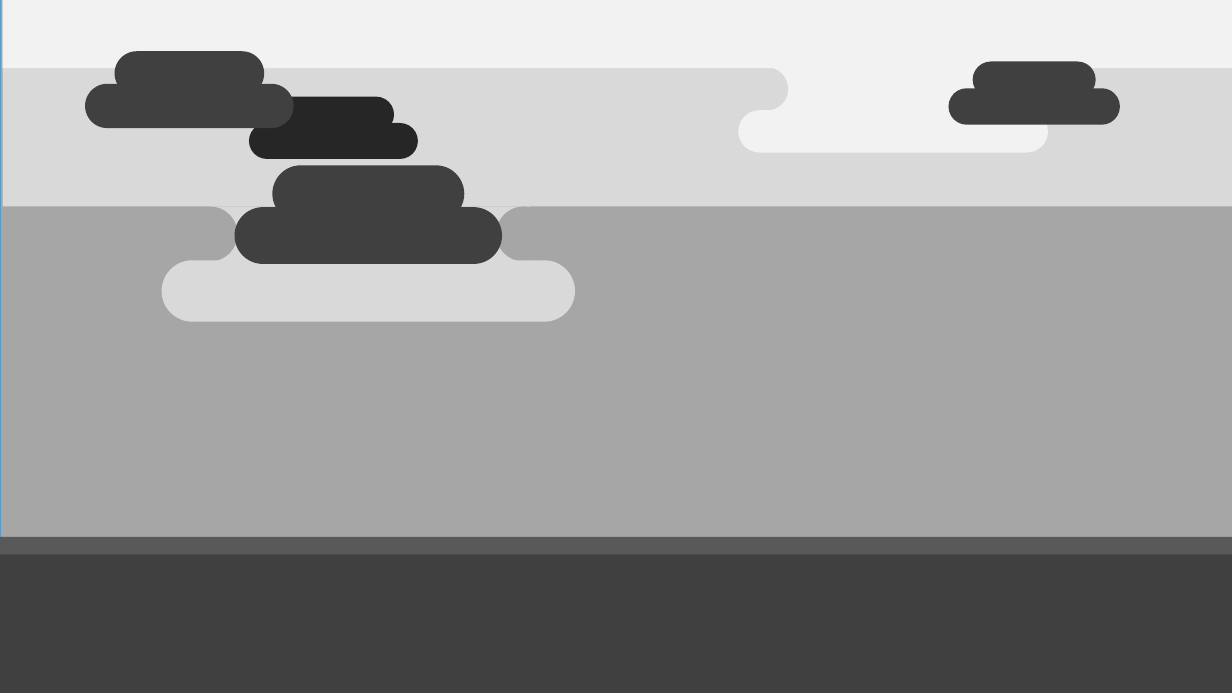
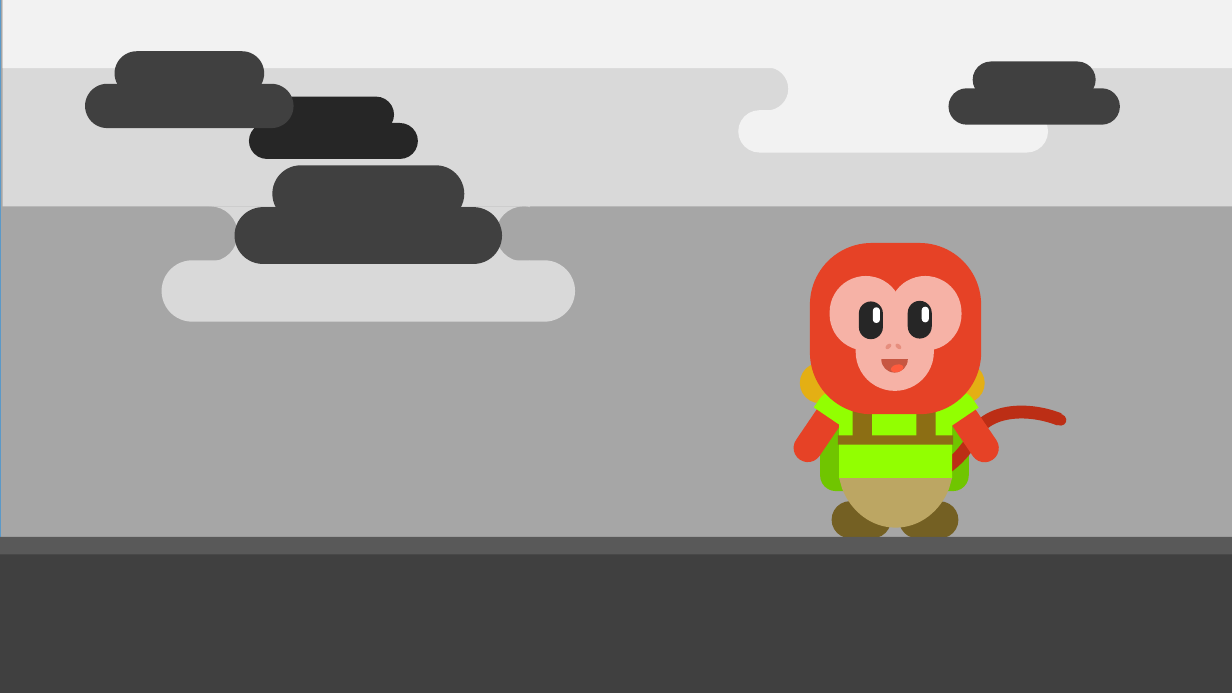
Before and after one commit to pedrogmo/projetopp2, a slide deck: slide 27 of slide/Apresentação1.pptx. Drawn at 1232x693 pixels with LibreOffice and Linux fonts; fonts in the diff are those of the drawing; background and template pictures are left out. Boxes give left, top, right and bottom in pixels: in the first picture for what was removed or moved away, otherwise in the second. Text is boxed around its words. In the diff, an @@ line names an element or a change of style, - is before the commit and + after.

```diff
--- a/slide/Apresentação1.pptx
+++ b/slide/Apresentação1.pptx
@@ group added at bbox=[788, 243, 1120, 539]: 14 rounded rectangles, 5 freeform shapes, 4 ellipses, 3 rectangles, 2 arc (boxed as its full ellipse)s @@
```
Also in this commit, not shown: 2 other files.
